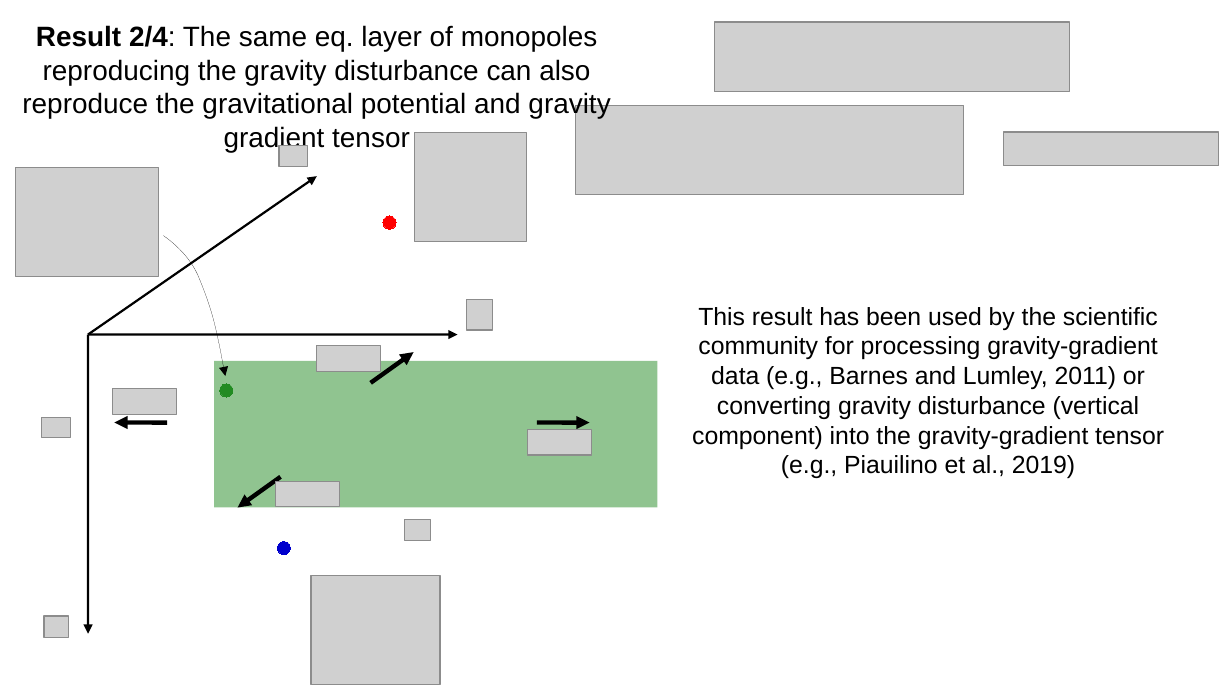
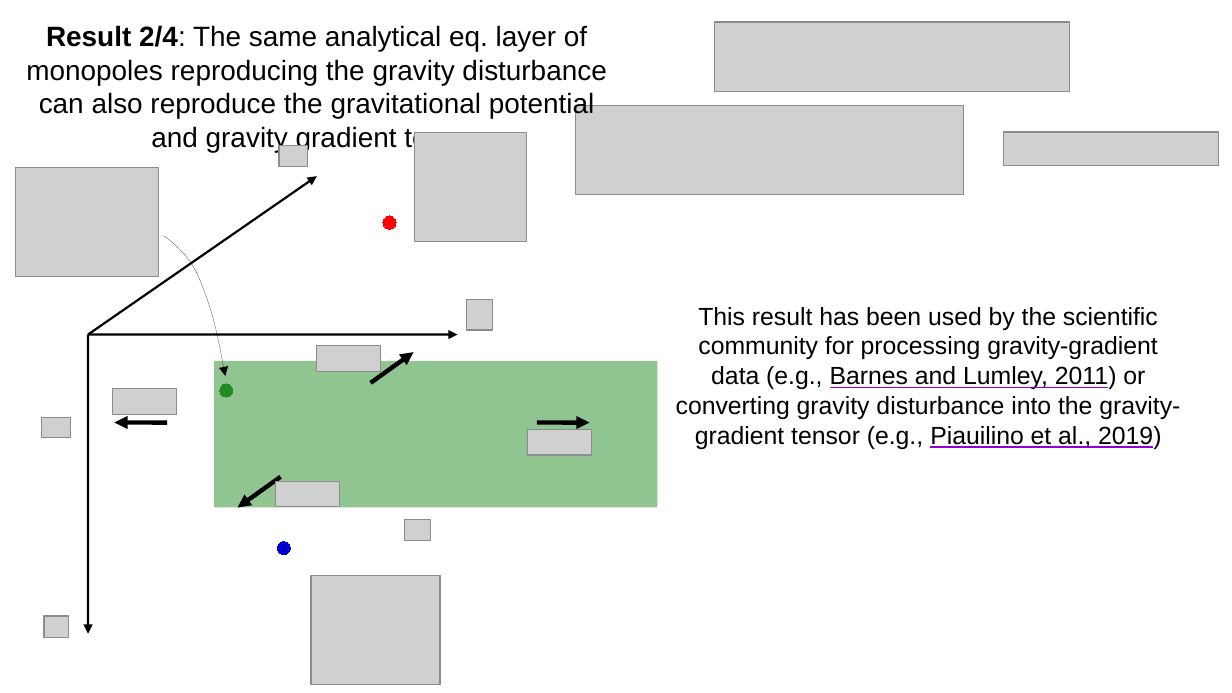
Before and after one commit to pinga-lab/EqL-overview-TU-Freiberg, a slide deck: slide 127 of TU-Freiberg-feb2022.odp (slide 108 before the commit). Drawn at 1232x693 pixels with LibreOffice and Linux fonts; fonts in the diff are those of the drawing; grey boxes stand for pictures. Boxes give left, top, right and bottom in pixels: in the first picture for what was removed or moved away, otherwise in the second. Text is boxed around its words. In the diff, an @@ line names an element or a change of style, - is before the commit and + after.

```diff
--- a/TU-Freiberg-feb2022.odp
+++ b/TU-Freiberg-feb2022.odp
@@ text at (26,25,606,152): text changed @@
-Result 2/4: The same eq. layer of monopoles reproducing the gravity disturbance can also reproduce the gravitational potential and gravity gradient tensor
+Result 2/4: The same analytical eq. layer of monopoles reproducing the gravity disturbance can also reproduce the gravitational potential and gravity gradient tensor
@@ text at (676,307,1180,449): text changed @@
-This result has been used by the scientific community for processing gravity-gradient data (e.g., Barnes and Lumley, 2011) or converting gravity disturbance (vertical component) into the gravity-gradient tensor (e.g., Piauilino et al., 2019)
+This result has been used by the scientific community for processing gravity-gradient data (e.g., Barnes and Lumley, 2011) or converting gravity disturbance into the gravity-gradient tensor (e.g., Piauilino et al., 2019)
```
Also in this commit, not shown: 82 other slides changed, 24 slides added, 2 slides removed, 2 other files.
